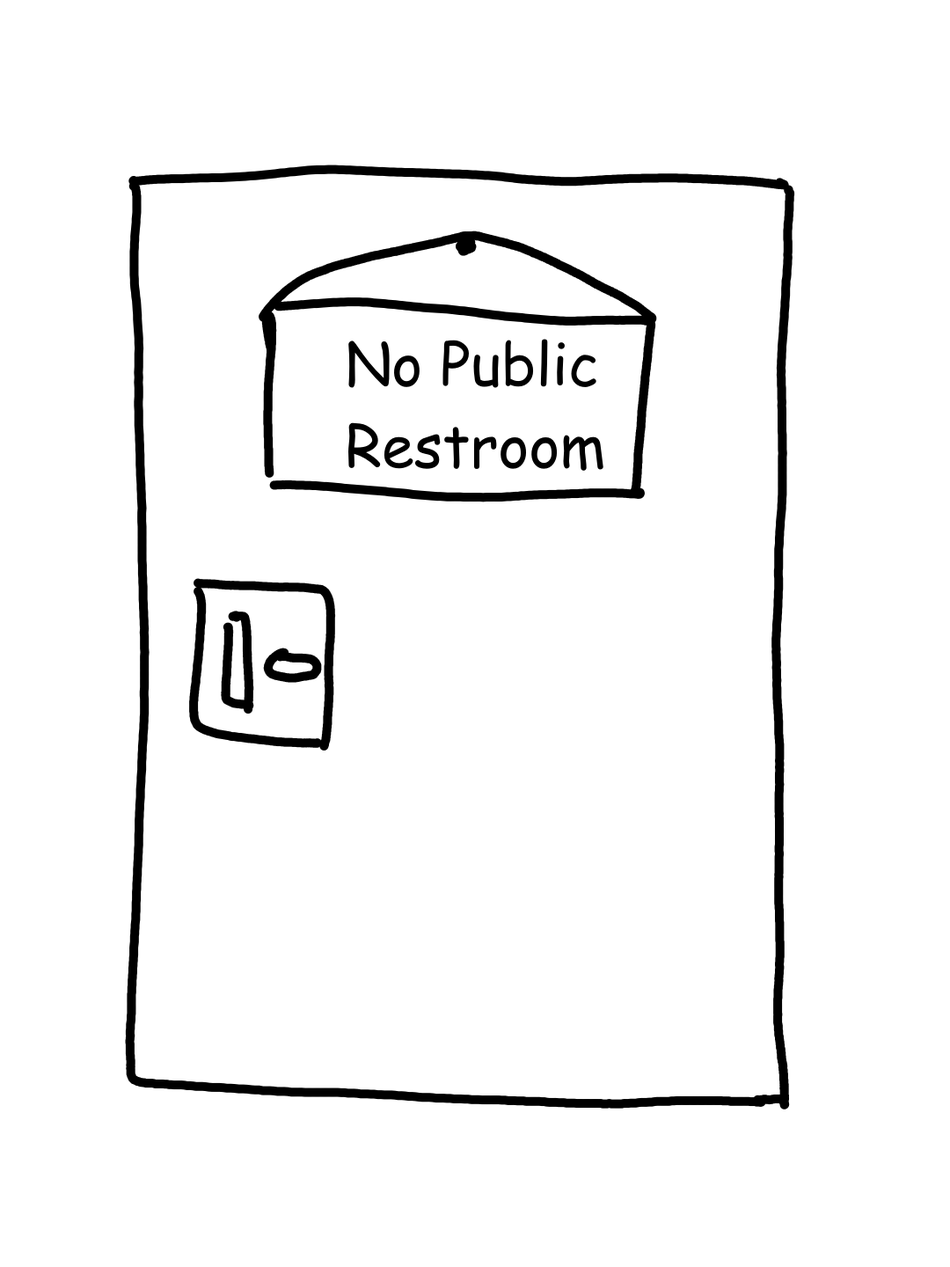
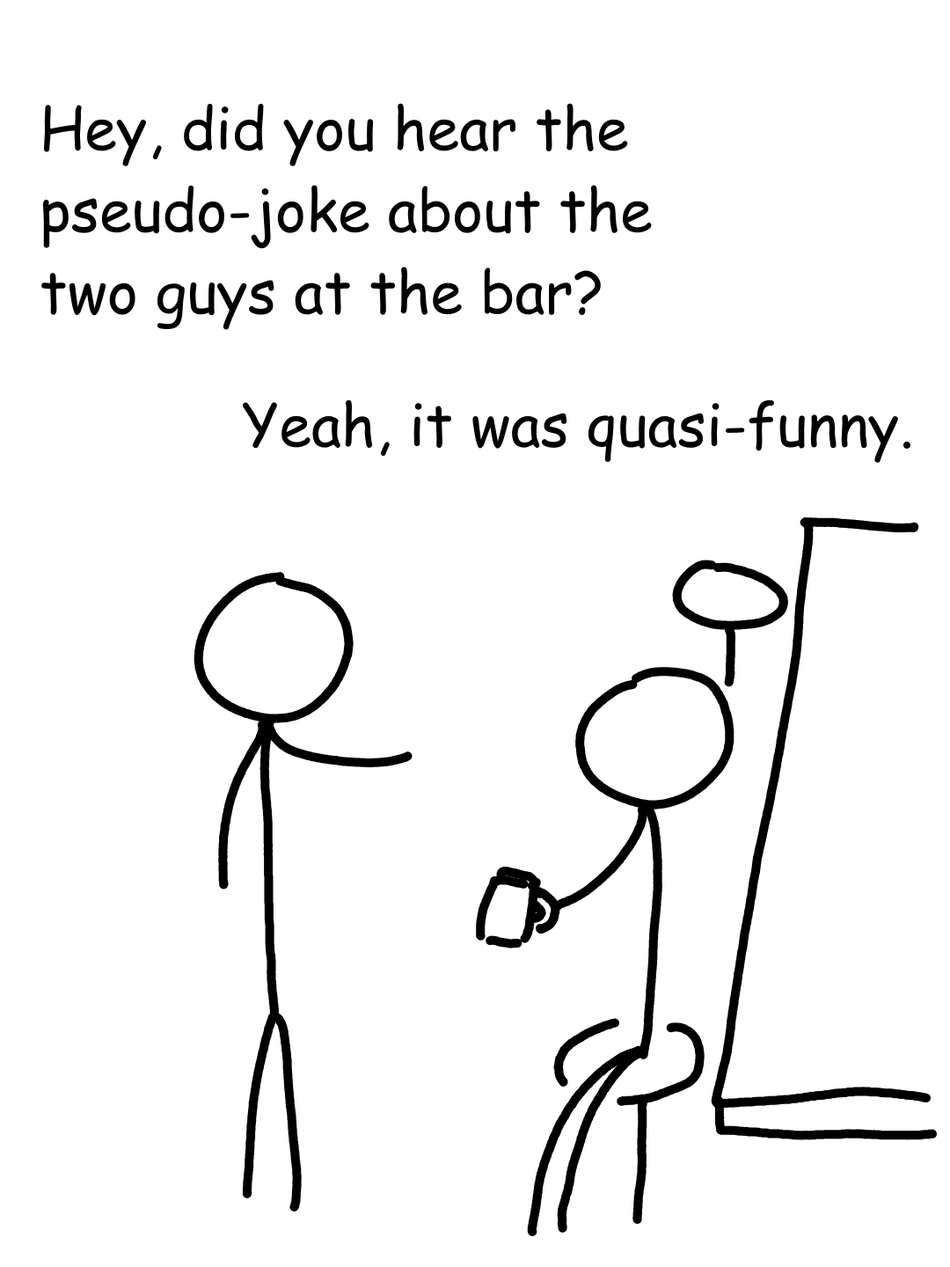
Layers edited between the first and the second 950px x 1267px image:
painted on "Paint Layer 1" over [112, 112, 937, 1236]
